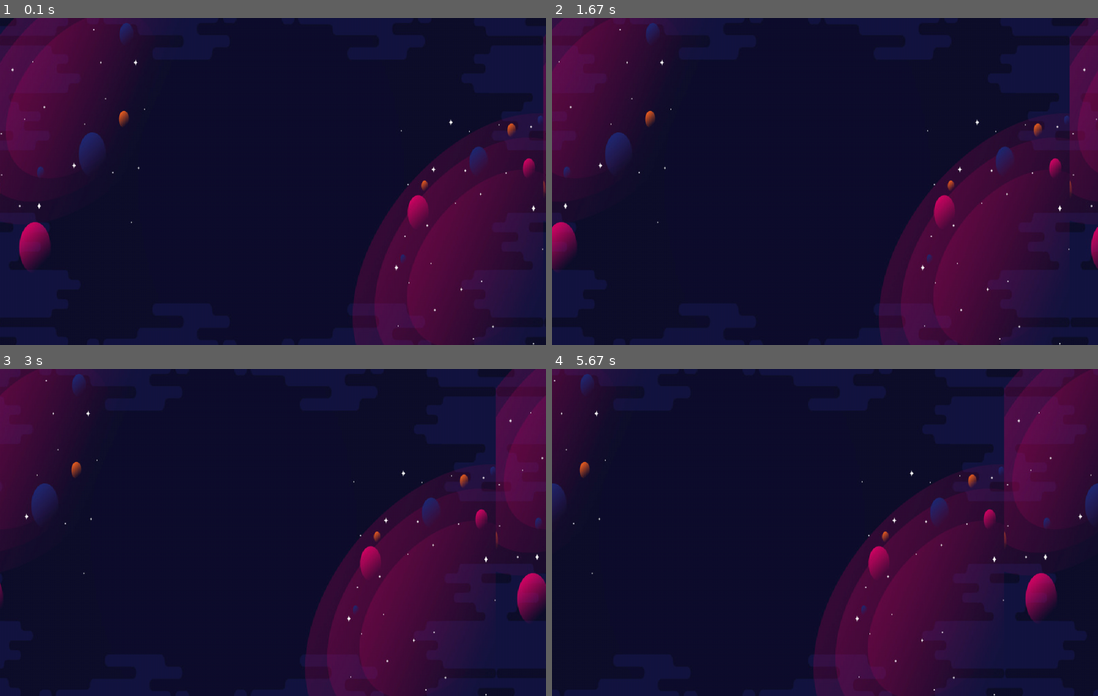
Above: before the commit, frames 1-4 (two rows, left to right).
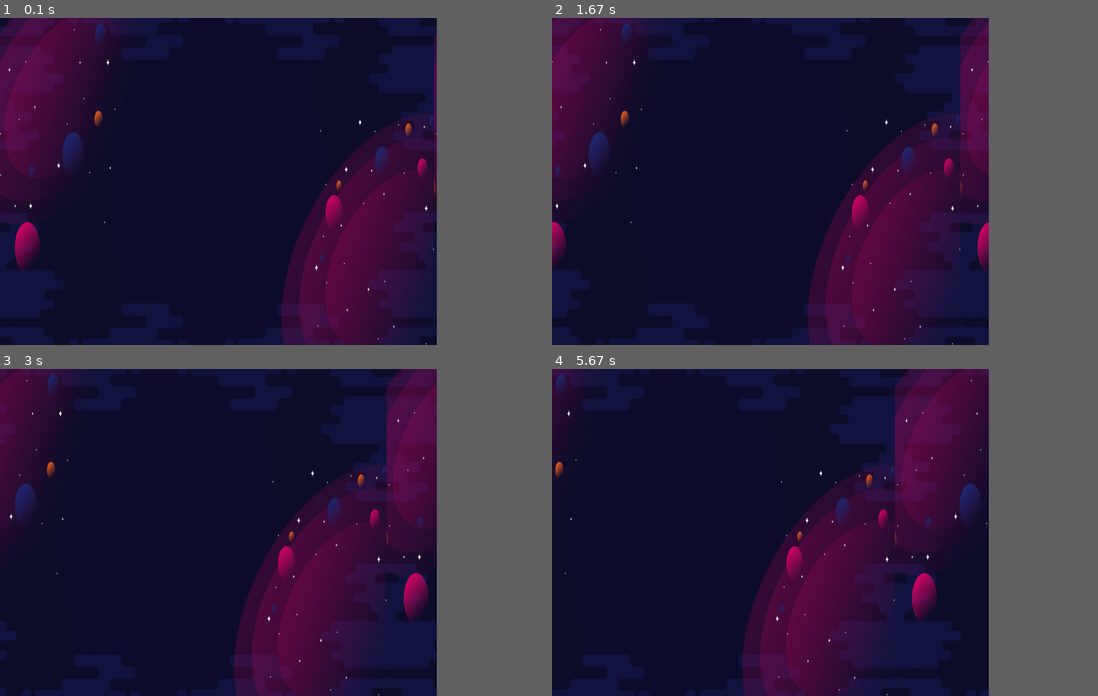
Above: after the commit, the same moments.

Repository: Sema-1054531/werkplaats-1-pygame
Game: pygame game, started from background.py
Same seed, same stepped clock (60 frames per second), same inputs: the game is played once before the commit and once after it.
Inputs:
- Up to frame 1 (0.1 s): no input
- Up to frame 2 (1.67 s): no input
- Up to frame 3 (3 s): no input
- Up to frame 4 (5.67 s): no input
The window is 900x540 before the commit and 720x540 after it. Grey fills any space a smaller window leaves; there, only what the larger window draws over its background counts as a difference.

The runs differ from the first frame. In frame 1, 24% of the frame differs, in the area x 0-100%, y 0-100%; in frame 2, 28%; in frame 3, 31%; in frame 4, 36%.

Commit message:
ADDED Kogel beweegt  en volgt vliegtuig

Diff:
--- a/Gamewareit.py
+++ b/Gamewareit.py
@@ -1,7 +1,7 @@
 import random
 import pygame
 
-pygame.soundmixer(44100, 32, 16, 8)
+
 pygame.init()
 
 # create screen
@@ -29,9 +29,9 @@
 
 #Bullet
 bulletImg = pygame.image.load('bully.png')
-bulletX = 0
-bulletY = 480
-bulletX_change = 0
+bulletX = playerX
+bulletY = playerY
+bulletX_change = 3
 bulletY_change = 10
 bullet_state = "ready"
 bullet = []
@@ -44,7 +44,9 @@
     screen.blit(enemyImg, (x, y))
 
 def fire_bullet(x,y):
-    screen.blit(bulletImg,(x + 16, y + 10))
+    screen.blit(bulletImg,(x,y))
+
+
 
 #Game loop
 running = True
@@ -64,19 +66,23 @@
     if event.type == pygame.KEYDOWN:
         if event.key == pygame.K_LEFT:
             playerX_change = -5
+            print("links")
         if event.key == pygame.K_RIGHT:
             playerX_change = 5
+            print("rechts")
         if event.key == pygame.K_DOWN:
-                playerY_change = 5
+            playerY_change = 5
+            print("omlaag")
         if event.key == pygame.K_UP:
-                playerY_change = -5
+            playerY_change = -5
+            print("omhoog")
+        if event.key == pygame.K_LSHIFT:
+            bulletX = playerX
+            bulletY = playerY
+            fire_bullet(bulletX, bulletY)
+            if bullet_state == "ready":
+                bullet_state = "fire"
 
-        if event.key == pygame.K_SPACE:
-            print("bullshit")
-            bulletX = playerX
-            fire_bullet(bulletX, bulletY)
-            while bullet_state == "ready":
-                bullet_state == "fire"
 
     if event.type == pygame.KEYUP:
         if event.key == pygame.K_LEFT or event.key == pygame.K_RIGHT:
@@ -90,8 +96,12 @@
     playerY += playerY_change
     bulletX += bulletX_change
 
+
     player(playerX, playerY)
     enemy(enemyX, enemyY)
+    #bullet movement
+    if bullet_state == "fire":
+        fire_bullet(bulletX, bulletY)
     pygame.display.update()
 
 # checking for boundaries
@@ -111,8 +121,3 @@
     elif enemyX >= 736:
         enemyX_change = -4
         enemyY += enemyY_change
-
-    #bullet movement
-    if bullet_state == "fire":
-        fire_bullet(playerX,bulletY)
-        bulletX += bulletX_change
--- a/Horizon.py
+++ b/Horizon.py
@@ -1,6 +1,6 @@
 import random
+import pygame
 
-import pygame
 
 pygame.init()
 
@@ -17,5 +17,14 @@
 playerY = 300
 playerX_change = 0
 
+def player(x,y):
+    screen.blit(playerImg, (x, y))
 
 #Game loop
+running = True
+while running:
+    screen.fill((0, 0, 0))
+
+    for event in pygame.event.get():
+        if event.type == pygame.QUIT:
+            running = False
--- a/background.py
+++ b/background.py
@@ -4,9 +4,9 @@
 pygame.init()
 
 #Creating a window
-width = 1000
+width = 800
 height = 600
-window = pygame.display.set_mode((1000, 600))
+window = pygame.display.set_mode((800, 600))
 
 #Background image
 bg_img = pygame.image.load('images/planet.jpg')
Binary file changed: bully.png
